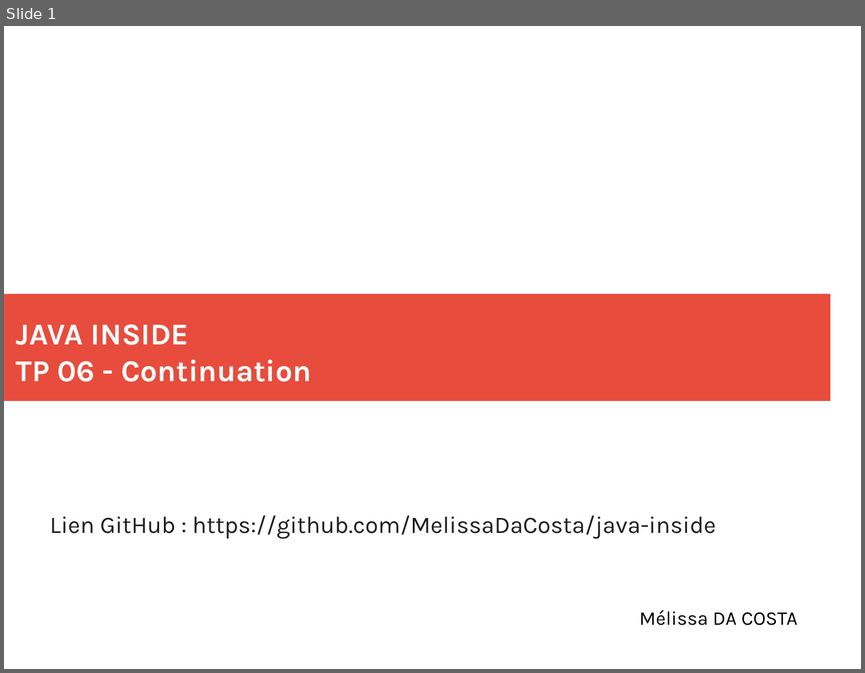
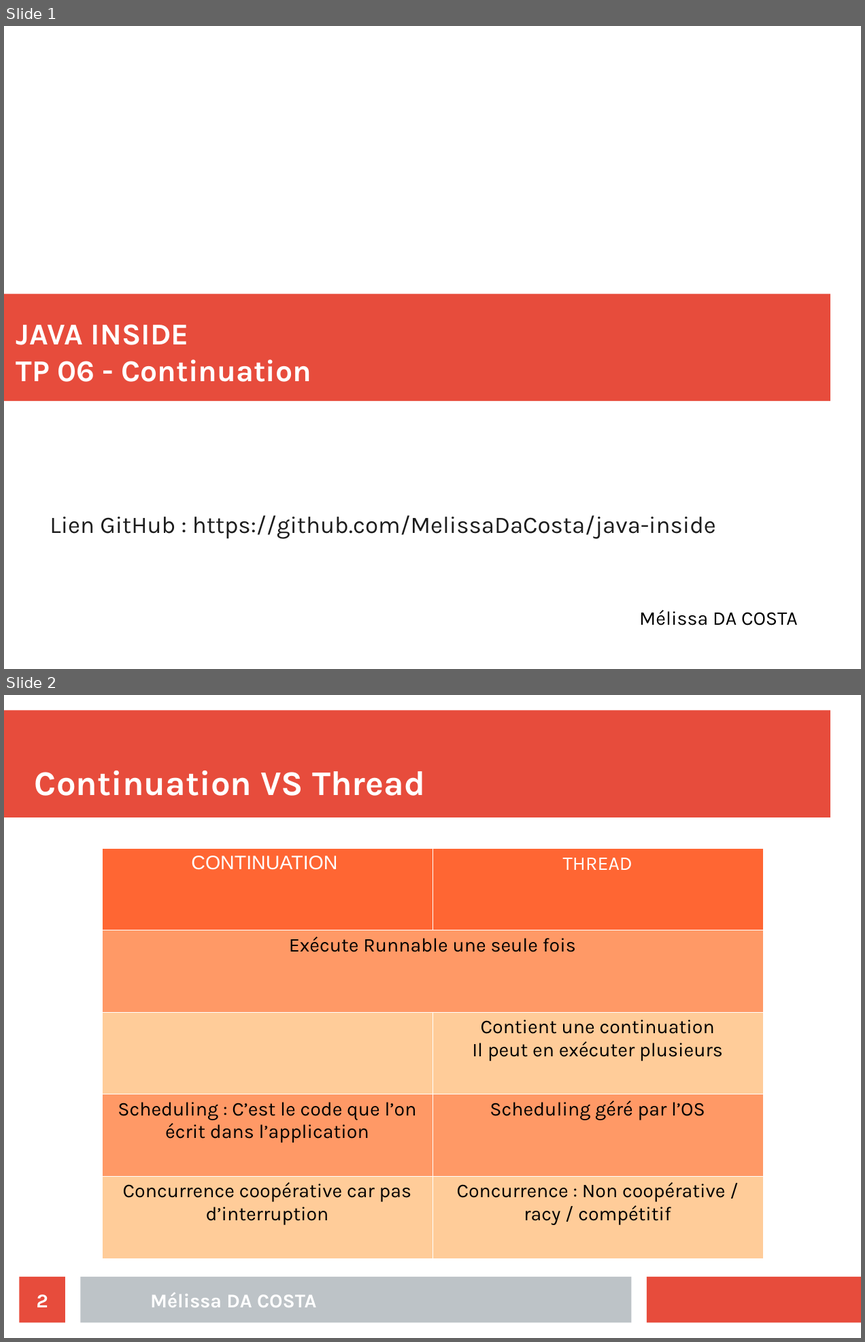
Before and after one commit to MelissaDaCosta/java-inside, a slide deck: lab6/Mélissa_DA_COSTA_slides_TP06.odp. Shown one above the other, each under a label of ours: slide 1 before the commit, slides 1 and 2 after it. The pictures are 865x673 and 865x1342 pixels, drawn with LibreOffice and Linux fonts; fonts in the diff are those of the drawing. Boxes give left, top, right and bottom in pixels: in the first picture for what was removed or moved away, otherwise in the second. Text is boxed around its words. In the diff, an @@ line names an element or a change of style, - is before the commit and + after.

```diff
--- a/lab6/Mélissa_DA_COSTA_slides_TP06.odp
+++ b/lab6/Mélissa_DA_COSTA_slides_TP06.odp
@@ slide 2 added at (x1=4, y1=695, x2=861, y2=1338), background #FFFFFF @@
@@ rectangle added at (x1=4, y1=711, x2=830, y2=818), fill #E74C3C @@
@@ title added at (x1=35, y1=770, x2=425, y2=796), 32 pt, text #FFFFFF, bold @@
+Continuation VS Thread
@@ table added at (x1=102, y1=848, x2=763, y2=1258), 5 rows, 2 columns @@
+CONTINUATION | THREAD
+Exécute Runnable une seule fois | 
+ | Contient une continuation / Il peut en exécuter plusieurs
+Scheduling : C’est le code que l’on écrit dans l’application | Scheduling géré par l’OS
+Concurrence coopérative car pas d’interruption | Concurrence : Non coopérative / racy / compétitif
@@ page number added at (x1=20, y1=1276, x2=65, y2=1323), fill #E74C3C, 18 pt, text #FFFFFF, bold @@
+2
@@ rectangle added at (x1=80, y1=1276, x2=632, y2=1323), fill #BDC3C7 @@
@@ rectangle added at (x1=647, y1=1276, x2=861, y2=1323), fill #E74C3C @@
@@ text added at (x1=150, y1=1292, x2=317, y2=1307), 18 pt, text #FFFFFF, bold @@
+Mélissa DA COSTA
```
Also in this commit, not shown: 5 other slides added, 6 slides removed, 4 other files.
